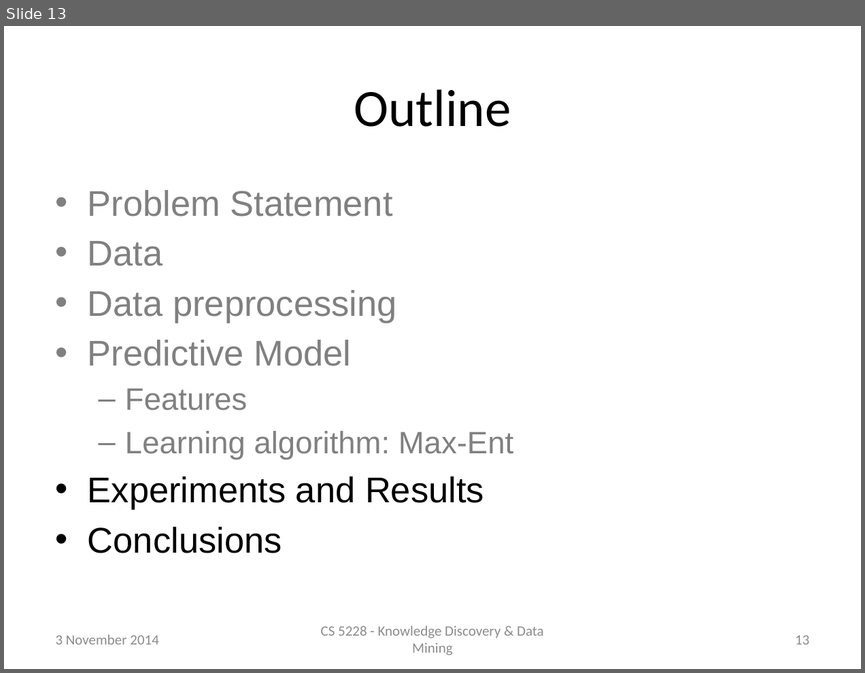
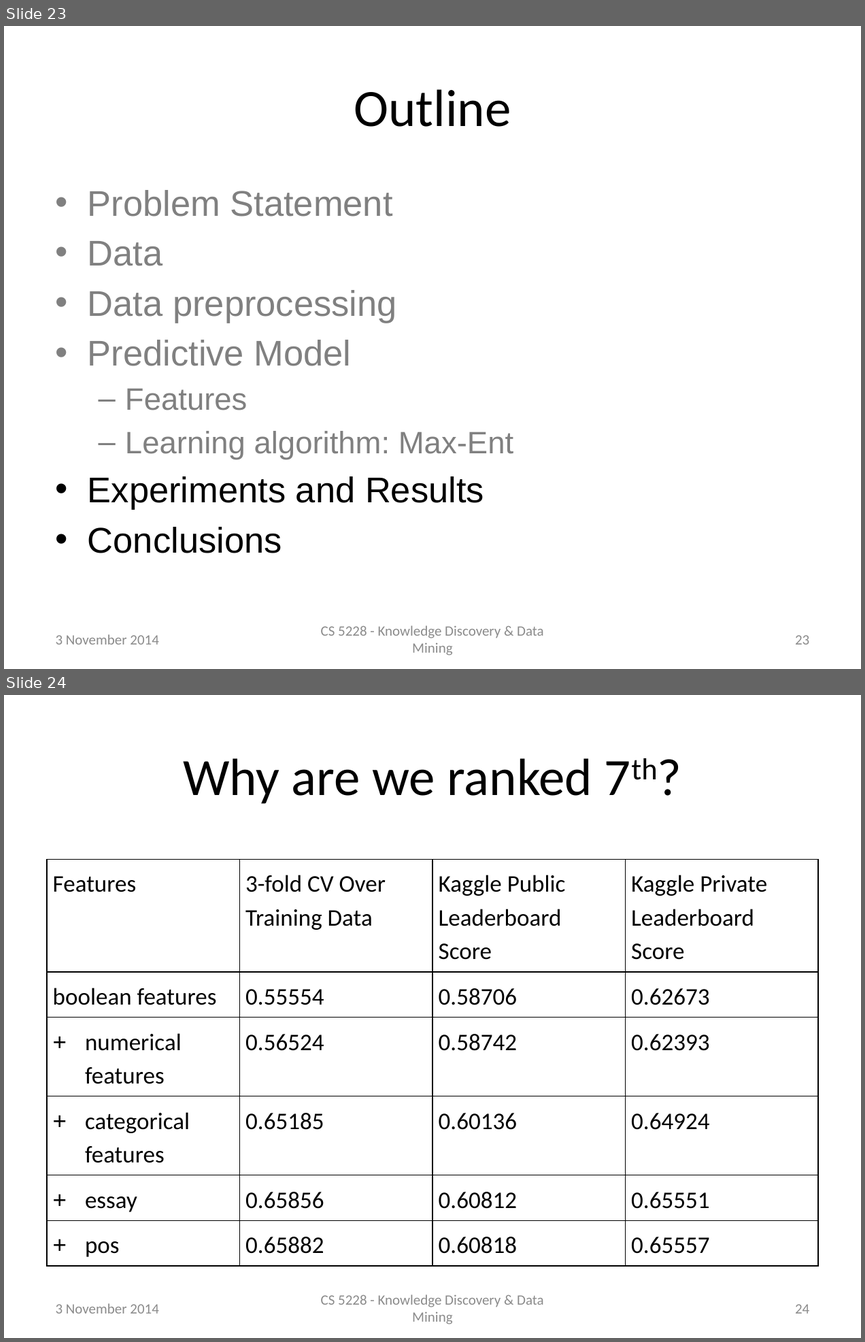
Before and after one commit to raymondhs/Panda-Delights, a slide deck: doc/2014_Nov_04.pptx. Shown one above the other, each under a label of ours: slide 13 before the commit, slides 23 and 24 after it. The pictures are 865x673 and 865x1342 pixels, drawn with LibreOffice and Linux fonts; fonts in the diff are those of the drawing. Boxes give left, top, right and bottom in pixels: in the first picture for what was removed or moved away, otherwise in the second. Text is boxed around its words. In the diff, an @@ line names an element or a change of style, - is before the commit and + after.

```diff
--- a/doc/2014_Nov_04.pptx
+++ b/doc/2014_Nov_04.pptx
@@ slide 24 added at bbox=[4, 695, 861, 1338], background #FFFFFF @@
@@ title added at bbox=[183, 758, 592, 804], 44 pt, text #000000 @@
+Why are we ranked 7th?
@@ table added at bbox=[47, 860, 818, 1259], 6 rows, 4 columns @@
+Features | 3-fold CV Over Training Data | Kaggle Public Leaderboard Score | Kaggle Private Leaderboard Score
+boolean features | 0.55554 | 0.58706 | 0.62673
+numerical features | 0.56524 | 0.58742 | 0.62393
+categorical features | 0.65185 | 0.60136 | 0.64924
+essay | 0.65856 | 0.60812 | 0.65551
+pos | 0.65882 | 0.60818 | 0.65557
@@ text added at bbox=[56, 1303, 158, 1313], 12 pt, text #8C8C8C @@
+3 November 2014
@@ text added at bbox=[321, 1294, 544, 1324], 12 pt, text #8C8C8C @@
+CS 5228 - Knowledge Discovery & Data Mining
@@ page number added at bbox=[795, 1304, 809, 1313], 12 pt, text #8C8C8C @@
+24
@@ what was slide 13 is now slide 23 @@
@@ page number at bbox=[795, 635, 809, 644]: text changed @@
-13
+23
```
Also in this commit, not shown: 5 slides changed, 10 other slides added, 5 other files.
